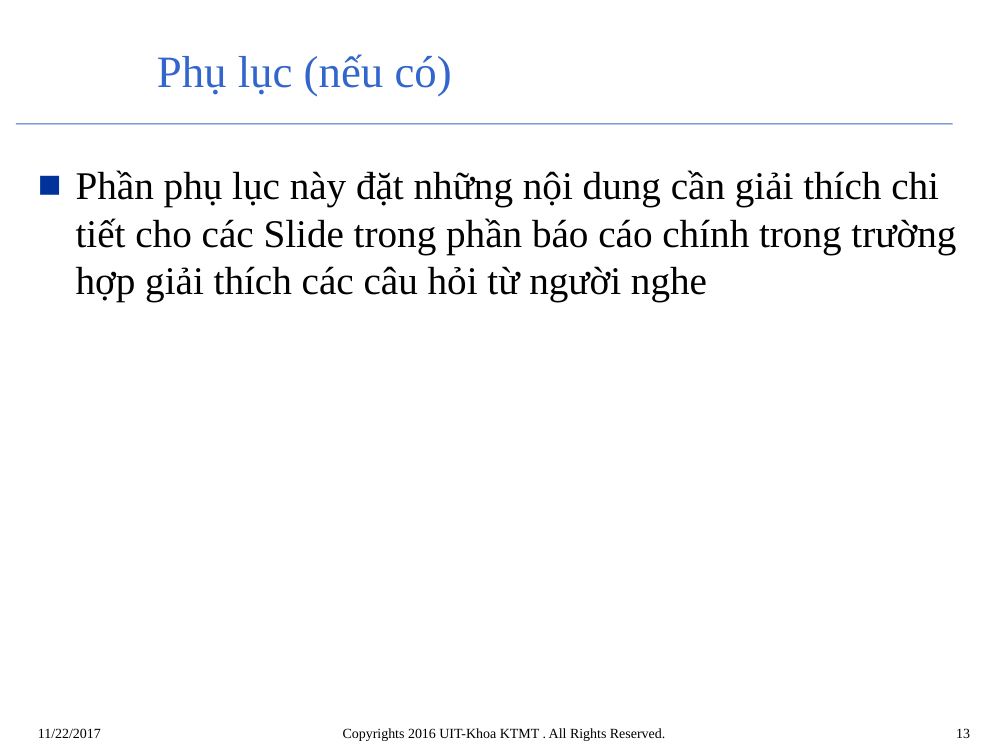
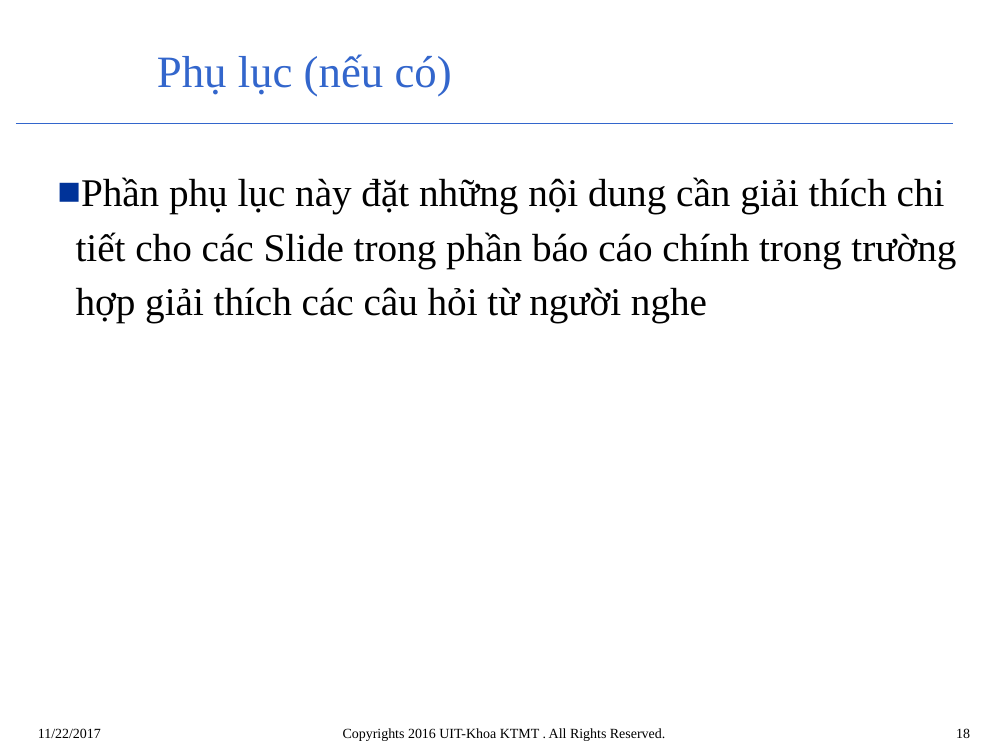
Before and after one commit to nguyenphu27/MyThesis, a slide deck: slide 18 of 00_Document/mau bao cao giua ky/Mau_BaoCao_LVTN_Trinhbay.pptx (slide 13 before the commit). Drawn at 1008x756 pixels with LibreOffice and Linux fonts; fonts in the diff are those of the drawing; background and template pictures are left out. Boxes give left, top, right and bottom in pixels: in the first picture for what was removed or moved away, otherwise in the second. Text is boxed around its words. In the diff, an @@ line names an element or a change of style, - is before the commit and + after.

```diff
--- a/00_Document/mau bao cao giua ky/Mau_BaoCao_LVTN_Trinhbay.pptx
+++ b/00_Document/mau bao cao giua ky/Mau_BaoCao_LVTN_Trinhbay.pptx
@@ text "Phần phụ lục này đặt ..." at (76, 177, 956, 322): indent changed; line spacing 1 to 1.15; more space between paragraphs @@
@@ page number at (956, 728, 970, 738): text changed @@
-13
+18
```
Also in this commit, not shown: 12 other slides changed, 5 slides added, 1 other file.
